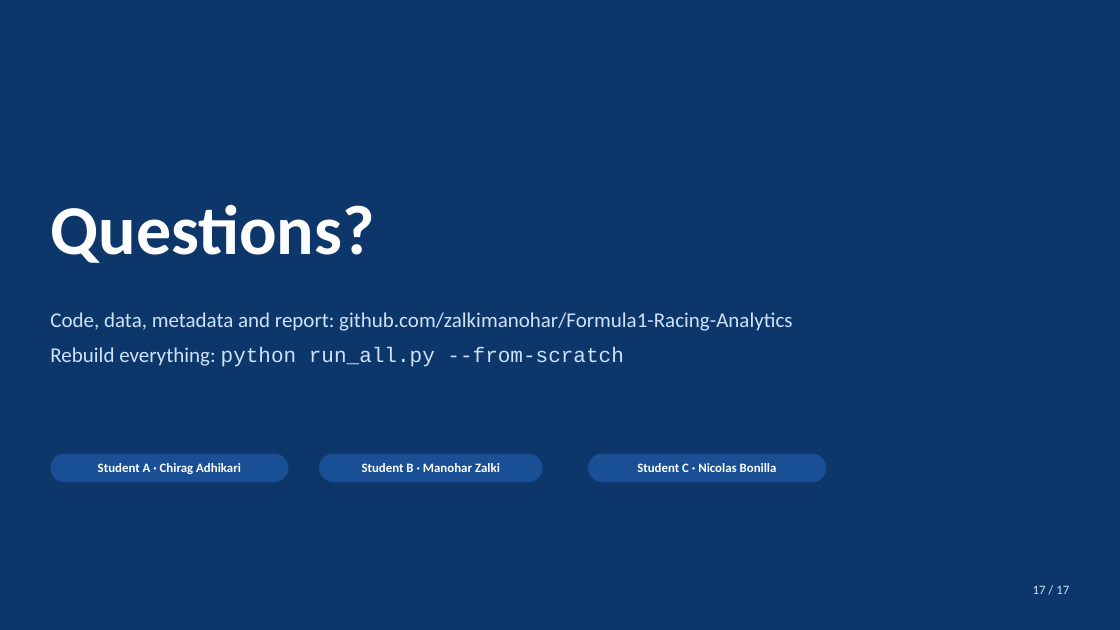
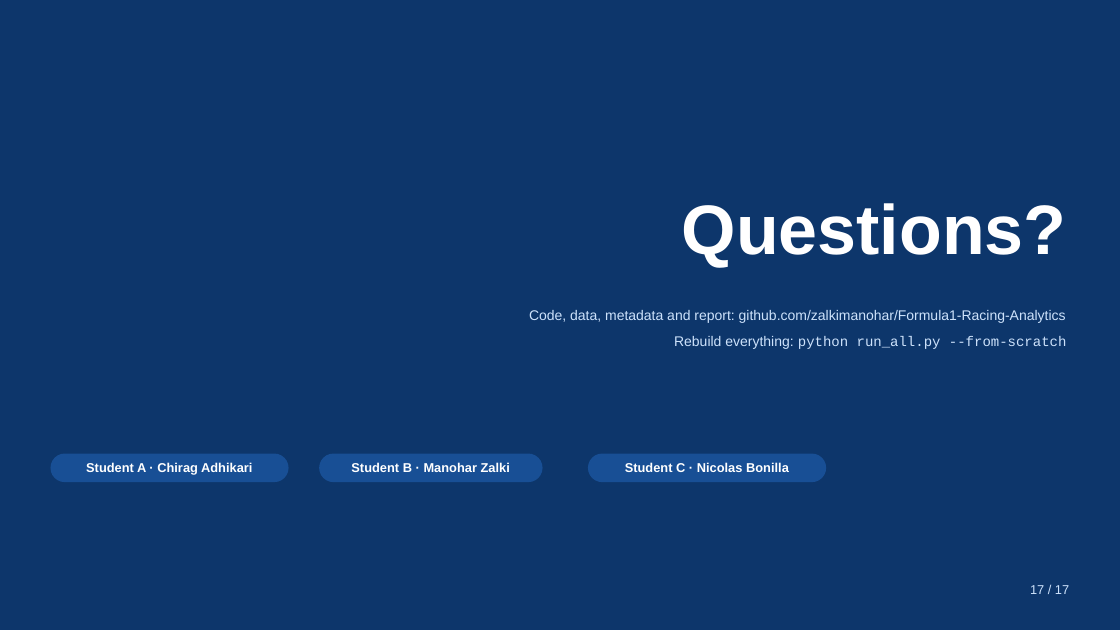
Before and after one commit to zalkimanohar/DataManagement, a slide deck: slide 18 of F1_Data_Management_Presentation 2.ppt (slide 17 before the commit). Drawn at 1120x630 pixels with LibreOffice and Linux fonts; fonts in the diff are those of the drawing. Boxes give left, top, right and bottom in pixels: in the first picture for what was removed or moved away, otherwise in the second. Text is boxed around its words. In the diff, an @@ line names an element or a change of style, - is before the commit and + after.

```diff
--- a/F1_Data_Management_Presentation 2.ppt
+++ b/F1_Data_Management_Presentation 2.ppt
@@ text "Questions?" at <box>682,203,1067,267</box>: font Calibri to Arial; alignment left to right @@
@@ text "Code, data, metadata and report: ..." at <box>529,310,1067,349</box>: size 18 to 12 pt; font Calibri to Arial in "Code, data, metadata and report: github.com/zalkimanohar/For ...", "Rebuild everything:"; alignment left to right @@
@@ font Calibri to Arial in 4 elements at <box>86,462,252,475</box>, <box>351,462,510,475</box>, <box>625,462,789,472</box>, <box>1030,585,1069,594</box> @@
```
Also in this commit, not shown: 16 other slides changed, 1 slide added.
